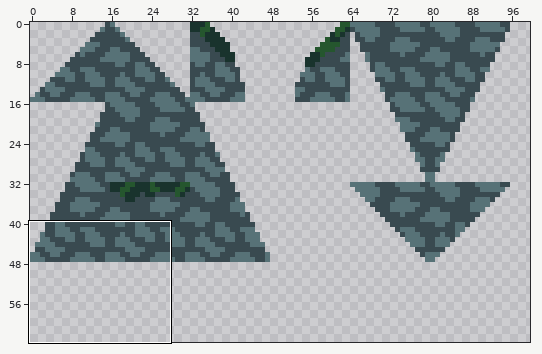
Two states of a sprite sheet, res/tiles/level_2/level_2_spritesheet.png. Above, an overview of the earlier version with the close-up marked.
Close-up. Before the commit:
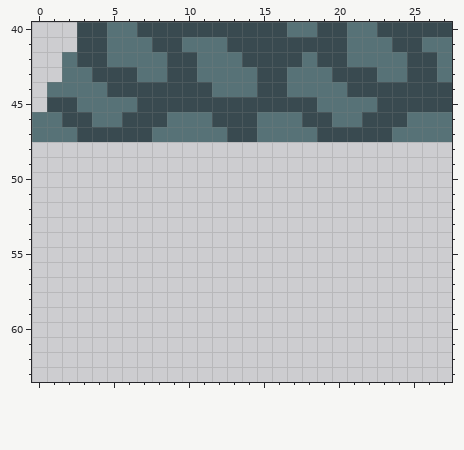
The file is 112x64 pixels. Shown: x 0..27, y 40..63. The wide view leaves out empty margins.
After:
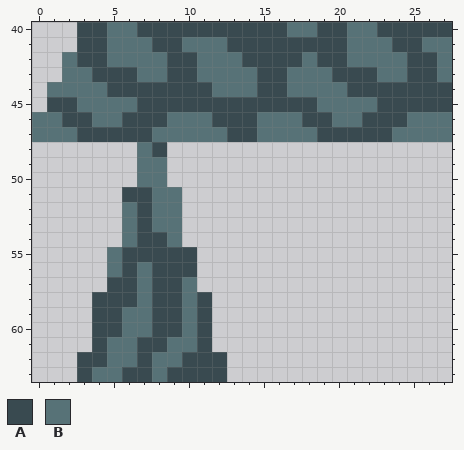
Palette (. is transparent): A #394a50  B #577277
The edit:
@@ x 1..14 @@
 47 BBAAAAABBBBBAA
-48 ..............
-49 ..............
-50 ..............
-51 ..............
-52 ..............
-53 ..............
-54 ..............
-55 ..............
-56 ..............
-57 ..............
-58 ..............
-59 ..............
-60 ..............
-61 ..............
-62 ..............
-63 ..............
+48 ......BA......
+49 ......BB......
+50 ......BB......
+51 .....AABB.....
+52 .....BABB.....
+53 .....BABB.....
+54 .....BAAB.....
+55 ....BAAAAA....
+56 ....BABAAA....
+57 ....AABAAB....
+58 ...AAABAABA...
+59 ...AABBAABA...
+60 ...AABBAABA...
+61 ...ABBAABBA...
+62 ..AABBABBAAA..
+63 ..ABBAABAAAA..
